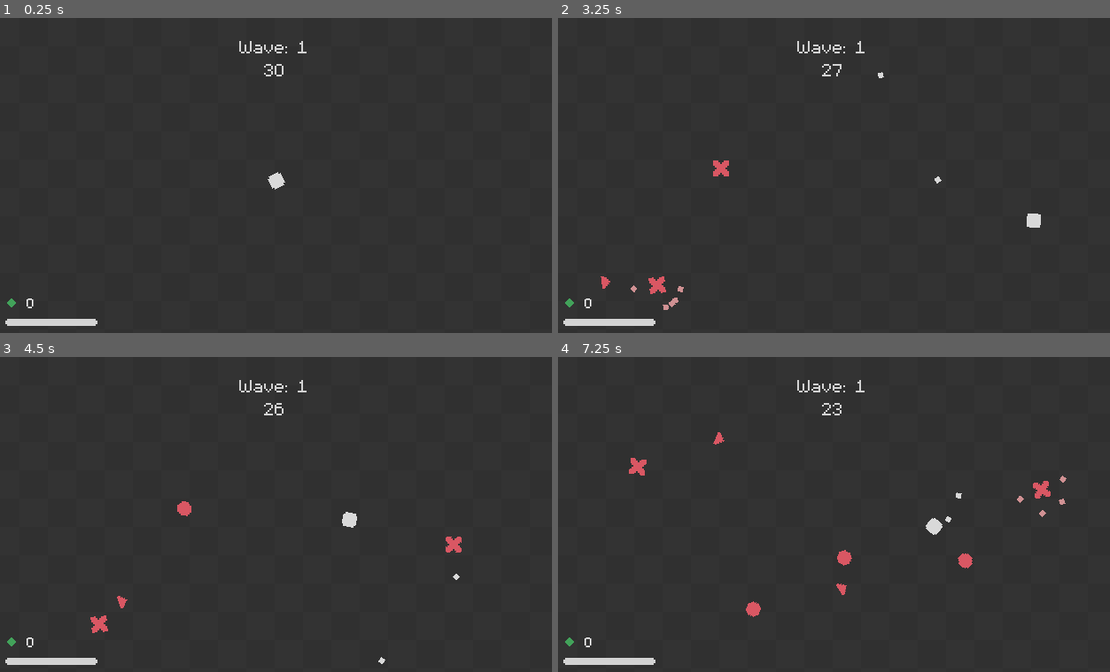
Above: before the commit, frames 1-4 (two rows, left to right).
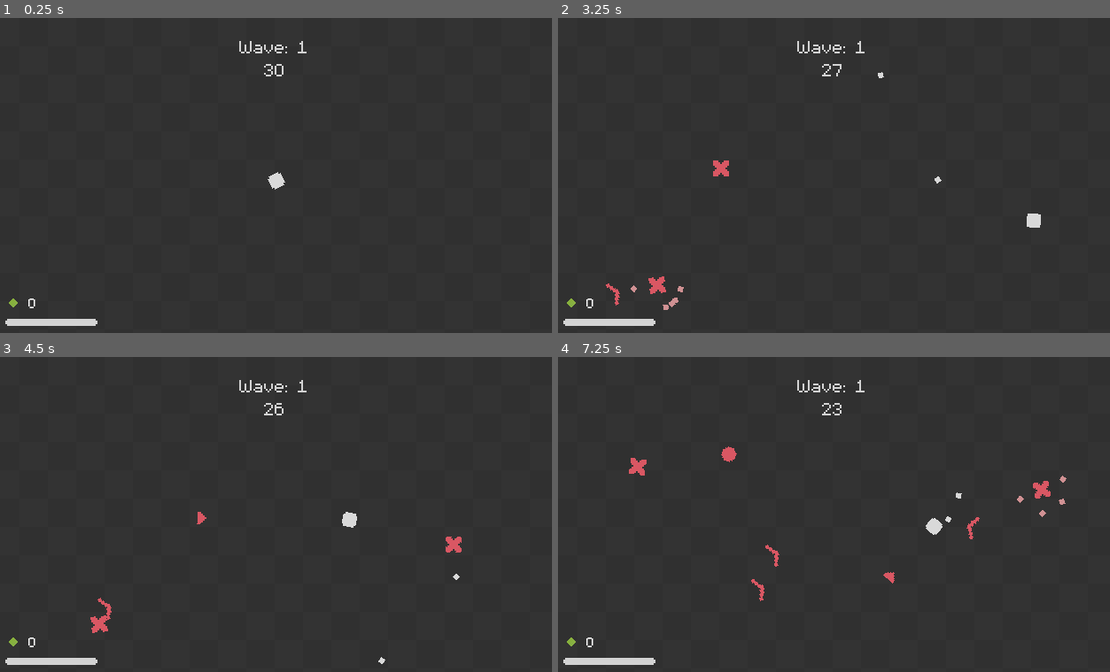
Above: after the commit, the same moments.

Repository: rchiedev/Quadratum
Game: Godot game, scene res://game/game.tscn
Two runs of this game, one before a commit and one after it. Both use one fixed random seed, a clock stepped at 60 frames per second and the inputs below.
Inputs (mouse positions are in pixels of both pictures, inside the frame that each line leads up to):
- Up to frame 1 (0.25 s): no input
- Up to frame 2 (3.25 s): tap Enter at 0.5 s; move the mouse to (955, 162) at 0.52 s; press the mouse at (955, 162) at 0.53 s; hold Right (ui_right) 0.53-1.28 s; move the mouse to (718, 194) at 1.27 s; release the mouse at (718, 194) at 1.28 s; hold Down (ui_down) 1.28-2.03 s; click (718, 194) at 1.35 s; move the mouse to (889, 106) at 2.02 s; press the mouse at (889, 106) at 2.03 s; hold Right (ui_right) 2.03-2.78 s; move the mouse to (806, 241) at 2.77 s; release the mouse at (806, 241) at 2.78 s; hold Up (ui_up) from 2.78 s (still down); click (806, 241) at 2.85 s
- Up to frame 3 (4.5 s): move the mouse to (447, 564) at 3.52 s; release Up (ui_up) at 3.53 s; press the mouse at (447, 564) at 3.53 s; hold Left (ui_left) from 3.53 s (still down); move the mouse to (104, 467) at 4.27 s; release the mouse at (104, 467) at 4.28 s; click (104, 467) at 4.35 s
- Up to frame 4 (7.25 s): move the mouse to (861, 517) at 5.02 s; release Left (ui_left) at 5.03 s; press the mouse at (861, 517) at 5.03 s; hold Down (ui_down) 5.03-5.78 s; move the mouse to (745, 435) at 5.77 s; release the mouse at (745, 435) at 5.78 s; hold Right (ui_right) 5.78-6.53 s; click (745, 435) at 5.85 s; move the mouse to (955, 501) at 6.52 s; press the mouse at (955, 501) at 6.53 s; hold Up (ui_up) from 6.53 s (still down)

The runs differ from the first frame. In frame 1, less than 0.1% of the frame differs, in the area x 1-7%, y 89-93%; in frame 2, 0.2%; in frame 3, 0.3%; in frame 4, 0.7%, in the area x 1-77%, y 23-93%.

Commit message:
Day 3.2
Added 3rd enemy with random movement

Diff:
--- a/game/drop_container.gd
+++ b/game/drop_container.gd
@@ -14,7 +14,8 @@
 func spawn_drop(pos : Vector2, qty : int):
 	for i in qty:
 		var gem = GEM_SCENE.instantiate()
-		gem.global_position = pos
+		gem.global_position.x = pos.x + randf_range(0.0, 5.0)
+		gem.global_position.y = pos.y + randf_range(0.0, 5.0)
 		call_deferred("add_child", gem)
 
 func clear_gems():
--- a/game/enemy_container.gd
+++ b/game/enemy_container.gd
@@ -16,15 +16,16 @@
 	SignalBus.on_wave_timer_countdown.emit(wave_timer.time_left)
 
 func spawn_enemy(enemy : Enemy, starting_pos : Vector2):
-	enemy.global_position = starting_pos
+	enemy.global_position.x = starting_pos.x + randf_range(0.0, 10.0)
+	enemy.global_position.y = starting_pos.y + randf_range(0.0, 10.0)
 	add_child(enemy)
 
 func _on_enemy_timer_timeout():
-	var global_postion_x = randi_range(16, 304)
-	var global_postion_y = randi_range(16, 164)
+	var global_position_x = randi_range(16, 304)
+	var global_position_y = randi_range(16, 164)
 
 	var marker = MARKER_SCENE.instantiate()
-	marker.global_position = Vector2(global_postion_x, global_postion_y)
+	marker.global_position = Vector2(global_position_x, global_position_y)
 	marker.enemy_scene = enemy_list.pick_random()
 	add_child(marker)
 
--- a/game/game.tscn
+++ b/game/game.tscn
@@ -8,6 +8,7 @@
 [ext_resource type="PackedScene" uid="uid://ccnfhy1pju2vo" path="res://units/player/player.tscn" id="4_h8ajc"]
 [ext_resource type="Script" path="res://game/drop_container.gd" id="4_qprfs"]
 [ext_resource type="FontFile" uid="uid://dhl7e2l35ot2l" path="res://assets/m5x7.ttf" id="5_rhqd1"]
+[ext_resource type="PackedScene" uid="uid://dj6kk0ubp2ccp" path="res://units/enemies/3/3.tscn" id="6_u5e2j"]
 [ext_resource type="Texture2D" uid="uid://c273gqtikvto5" path="res://assets/HealthBar.png" id="7_bumym"]
 [ext_resource type="Script" path="res://game/wave_counter.gd" id="8_cw3vb"]
 [ext_resource type="Script" path="res://game/wave_timer.gd" id="8_dhhg8"]
@@ -96,7 +97,7 @@
 
 [node name="EnemyContainer" type="Node2D" parent="."]
 script = ExtResource("2_o2ba0")
-enemy_list = Array[PackedScene]([ExtResource("3_423yo"), ExtResource("4_6y017")])
+enemy_list = Array[PackedScene]([ExtResource("3_423yo"), ExtResource("4_6y017"), ExtResource("6_u5e2j")])
 
 [node name="EnemyTimer" type="Timer" parent="EnemyContainer"]
 unique_name_in_owner = true
@@ -162,18 +163,18 @@
 }
 
 [node name="GemIcon" type="TextureRect" parent="CanvasLayer"]
-offset_left = 9.0
+offset_left = 10.0
 offset_top = 161.0
-offset_right = 49.0
+offset_right = 50.0
 offset_bottom = 201.0
 rotation = -0.785397
 scale = Vector2(0.0949011, 0.0949011)
 texture = ExtResource("13_31xbq")
 
 [node name="GemCounter" type="Label" parent="CanvasLayer"]
-offset_left = 14.0
+offset_left = 15.0
 offset_top = 155.0
-offset_right = 32.0
+offset_right = 33.0
 offset_bottom = 168.0
 text = "999"
 label_settings = SubResource("LabelSettings_uwvs1")
--- /dev/null
+++ b/units/enemies/3/3.tscn
@@ -0,0 +1,22 @@
+[gd_scene load_steps=5 format=3 uid="uid://dj6kk0ubp2ccp"]
+
+[ext_resource type="PackedScene" uid="uid://dpgurf2jxihrw" path="res://units/enemies/enemy.tscn" id="1_58u6d"]
+[ext_resource type="Texture2D" uid="uid://dterptux4qt87" path="res://assets/Enemy-3.png" id="2_q27qs"]
+[ext_resource type="Script" path="res://units/enemies/Movement/random_movement.gd" id="3_n55vg"]
+
+[sub_resource type="ConvexPolygonShape2D" id="ConvexPolygonShape2D_gyowr"]
+points = PackedVector2Array(2.5, 0, -0.5, -6.5, -2.5, -6.5, -2.5, -4.5, 0.5, 0, -2.5, 4.5, -2.5, 6.5, -0.5, 6.5)
+
+[node name="3" instance=ExtResource("1_58u6d")]
+max_health = 40.0
+gem_qty = 2
+
+[node name="Sprite2D" parent="." index="0"]
+rotation = 1.57079
+texture = ExtResource("2_q27qs")
+
+[node name="CollisionShape2D" parent="." index="2"]
+shape = SubResource("ConvexPolygonShape2D_gyowr")
+
+[node name="MovementBehavior" parent="." index="3"]
+script = ExtResource("3_n55vg")
--- /dev/null
+++ b/units/enemies/Movement/random_movement.gd
@@ -0,0 +1,19 @@
+extends MovementBehavior
+class_name RandomMovement
+
+var target : Vector2 = Vector2.ZERO
+
+func init(parent : Enemy):
+	super.init(parent)
+
+func get_direction():
+	if target == Vector2.ZERO or target.distance_to(_parent.global_position) <= 10:
+		target = get_new_target()
+
+	return (target - _parent.global_position).normalized()
+
+func get_new_target():
+	var target_x = randi_range(16, 304)
+	var target_y = randi_range(16, 164)
+
+	return Vector2(target_x, target_y)
Binary file changed: assets/Gem.png
Not shown: 1 places in game/game.tscn that only renumber resources
